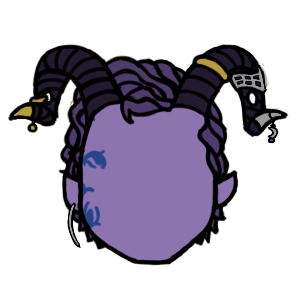
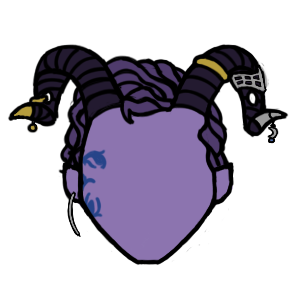
Layer changes from the first 300 × 300 image to the second:
painted on "Layer 2" over (61, 99, 239, 266)
painted on "Layer 3" over (62, 161, 237, 265)
